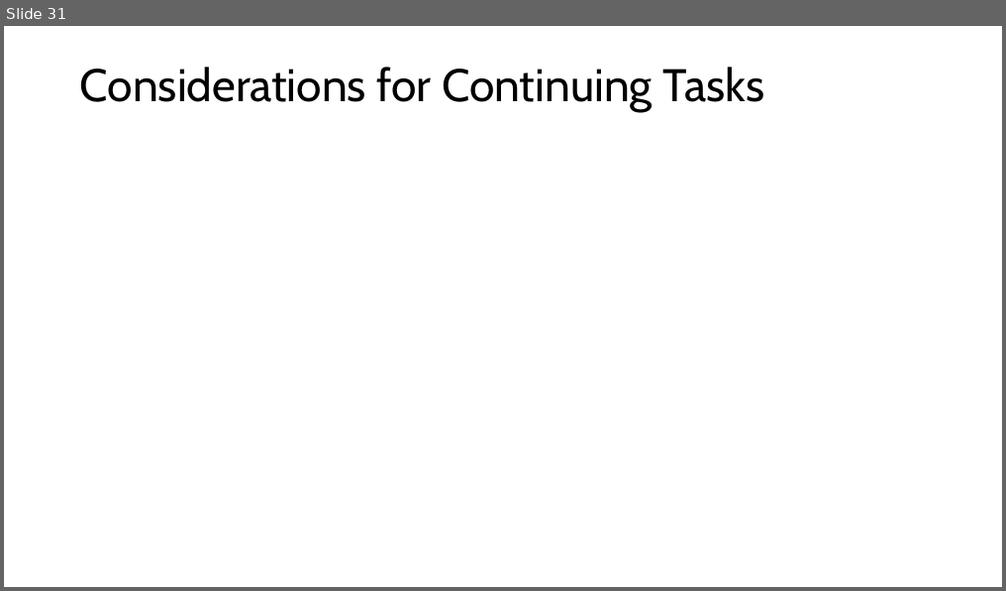
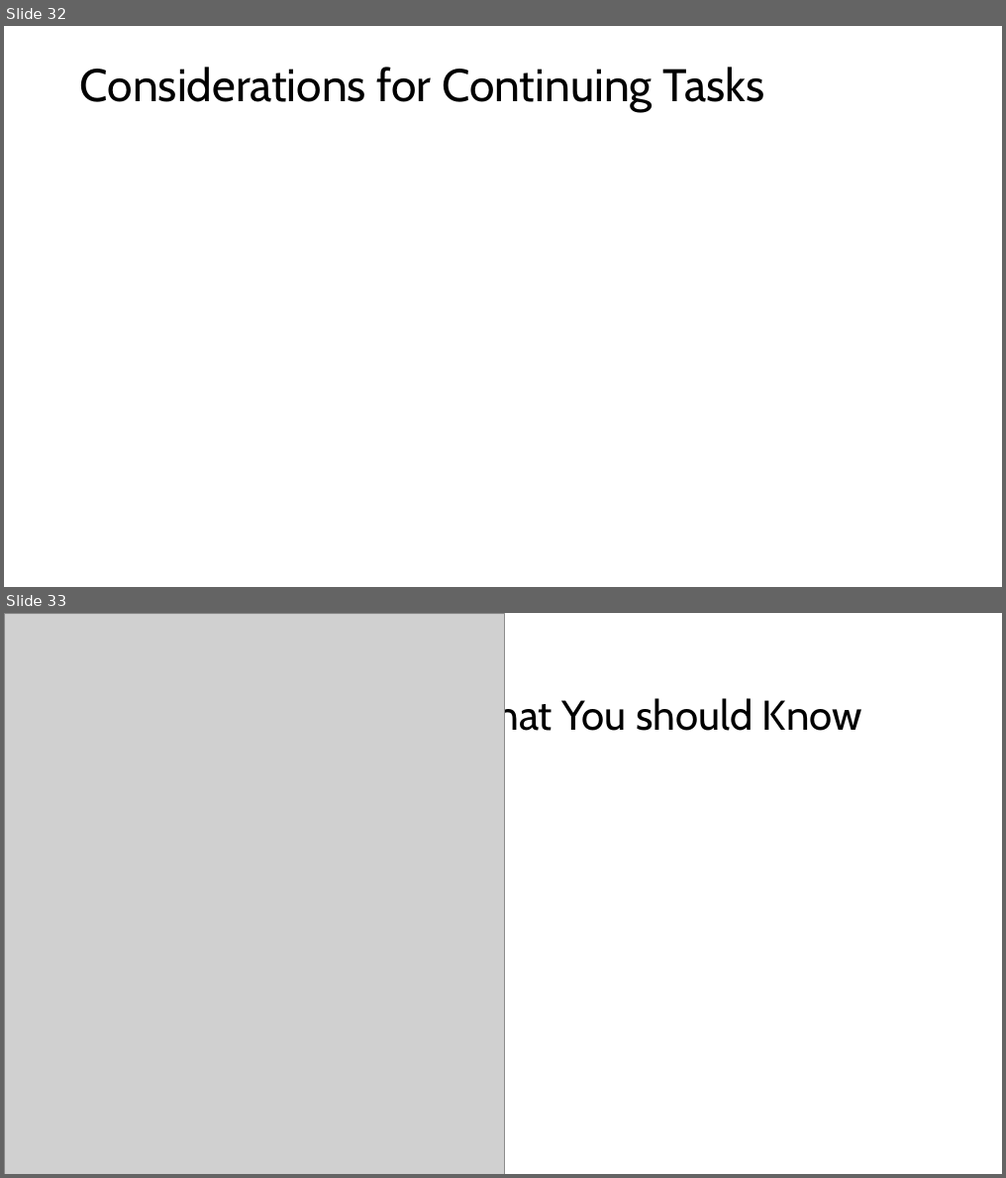
Before and after one commit to mhahsler/Introduction_to_Reinforcement_Learning, a slide deck: slides/Lecture_Chapter09.pptx. Shown one above the other, each under a label of ours: slide 31 before the commit, slides 32 and 33 after it. The pictures are 1006x591 and 1006x1178 pixels, drawn with LibreOffice and Linux fonts; fonts in the diff are those of the drawing; grey boxes stand for pictures. Boxes give left, top, right and bottom in pixels: in the first picture for what was removed or moved away, otherwise in the second. Text is boxed around its words. In the diff, an @@ line names an element or a change of style, - is before the commit and + after.

```diff
--- a/slides/Lecture_Chapter09.pptx
+++ b/slides/Lecture_Chapter09.pptx
@@ slide 33 added at [4, 613, 1002, 1174], background #FFFFFF @@
@@ picture added at [4, 613, 505, 1174] @@
@@ title added at [456, 695, 862, 740], 40 pt, text #000000 @@
+What You should Know
@@ what was slide 31 is now slide 32 @@
```
Also in this commit, not shown: 6 slides changed, 1 other slide added, 2 slides removed, 3 other files.
